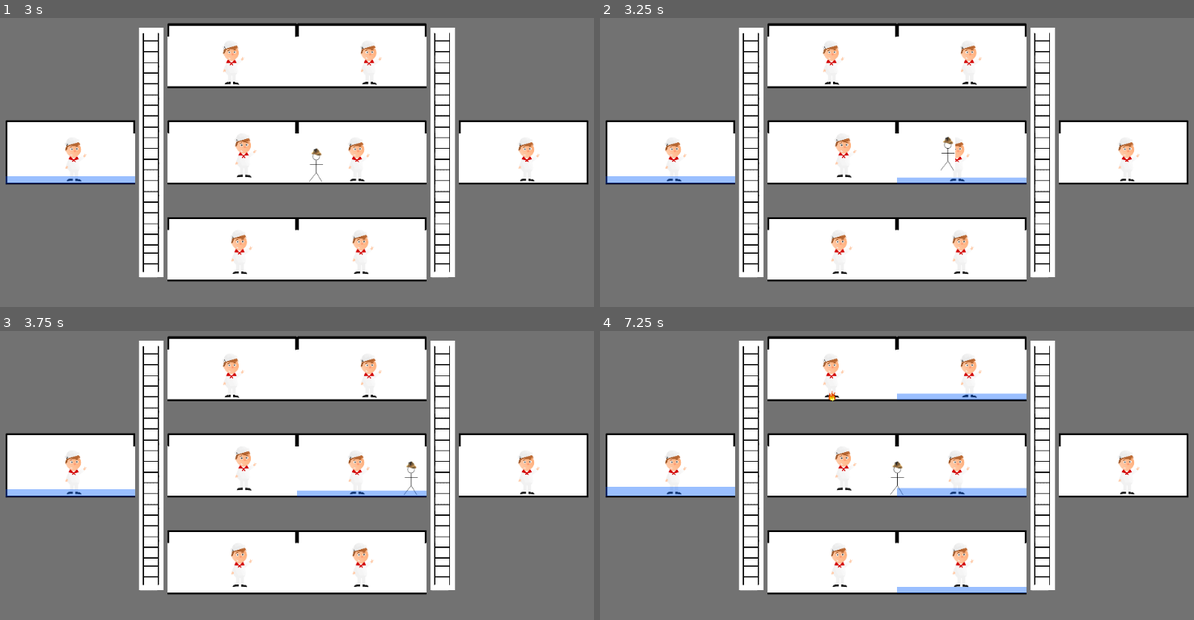
Above: before the commit, frames 1-4 (two rows, left to right).
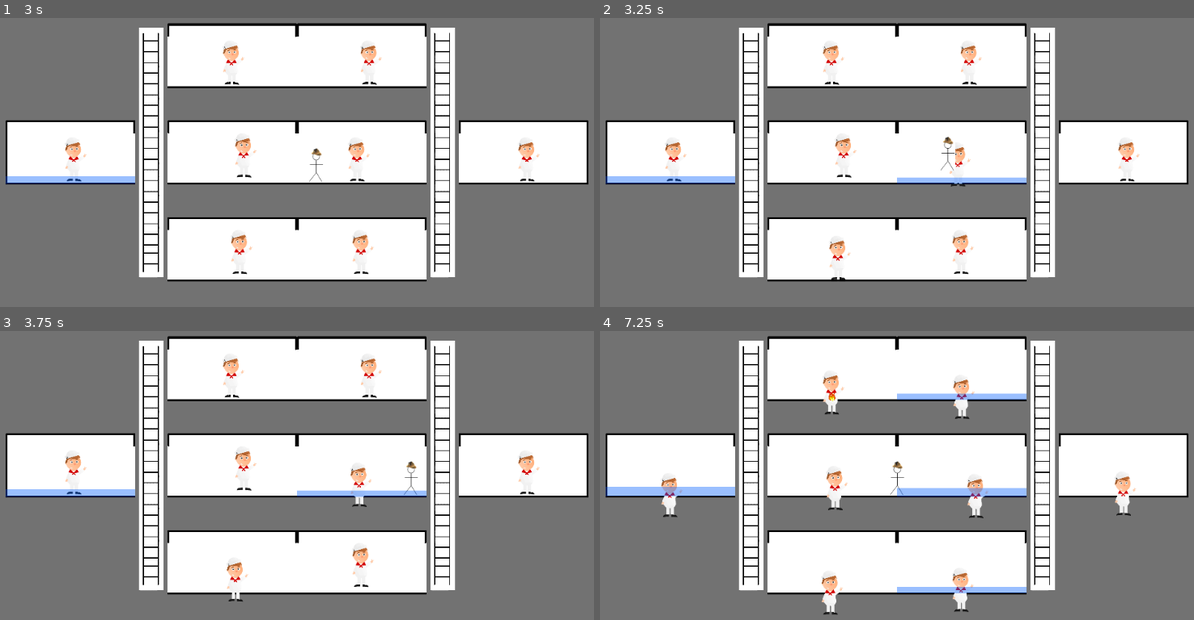
Above: after the commit, the same moments.

Repository: danielcannell/deep-clue-sea
Game: Godot game, scene res://Main.tscn
Two runs of this game, one before a commit and one after it. Both use one fixed random seed, a clock stepped at 60 frames per second and the inputs below.
Inputs (mouse positions are in pixels of both pictures, inside the frame that each line leads up to):
- Up to frame 1 (3 s): tap Enter at 0.5, 2 s; move the mouse to (71, 153) at 0.52 s; hold D (move_right) 0.53-2.03 s; click (71, 153) at 0.67 s; tap Space (jump) at 0.77, 1.25, 1.52 s; move the mouse to (362, 55) at 1.27 s; click (362, 55) at 1.42 s; move the mouse to (362, 153) at 2.02 s; hold A (move_left) 2.03-2.78 s; click (362, 153) at 2.17 s; move the mouse to (362, 249) at 2.77 s; hold D (move_right) from 2.78 s (still down); click (362, 249) at 2.92 s
- Up to frame 2 (3.25 s): keep holding D (move_right); tap Space (jump) at 3.02 s
- Up to frame 3 (3.75 s): keep holding D (move_right); move the mouse to (231, 368) at 3.52 s; click (231, 368) at 3.67 s
- Up to frame 4 (7.25 s): tap Space (jump) at 3.77, 4.52, 6.02, 6.77 s; move the mouse to (831, 466) at 4.27 s; release D (move_right) at 4.28 s; hold A (move_left) 4.28-5.03 s; click (831, 466) at 4.42 s; move the mouse to (831, 562) at 5.02 s; hold D (move_right) 5.03-5.78 s; click (831, 562) at 5.17 s; move the mouse to (1122, 466) at 5.77 s; hold A (move_left) from 5.78 s (still down); click (1122, 466) at 5.92 s; move the mouse to (1039, 440) at 6.52 s

Frame 1 is identical in both runs. In frame 2, 0.4% of the frame differs, in the area x 38-63%, y 43-91%; in frame 3, 0.6%; in frame 4, 3.2%, in the area x 10-91%, y 9-99%.
Error before the commit: Invalid operands 'Vector2' and 'float' in operator '+'. (res://room/Room.gd:74)

Commit message:
Fix vector

Diff:
--- a/ladder/Ladder.gd
+++ b/ladder/Ladder.gd
@@ -22,7 +22,7 @@
 
 func centre_position():
     var extents = get_node("ladder/CollisionShape2D").shape.extents
-    return position + extents.y - 4
+    return position + Vector2(0, extents.y - 4)
 
 func contains(pos):
     var epsilon = 5
--- a/room/Room.gd
+++ b/room/Room.gd
@@ -71,7 +71,7 @@
 
 func centre_position():
     var extents = get_node("CollisionShape2D").shape.extents
-    return position + extents.y - 4
+    return position + Vector2(0, extents.y - 4)
 
 func contains(pos):
     var epsilon = 5
